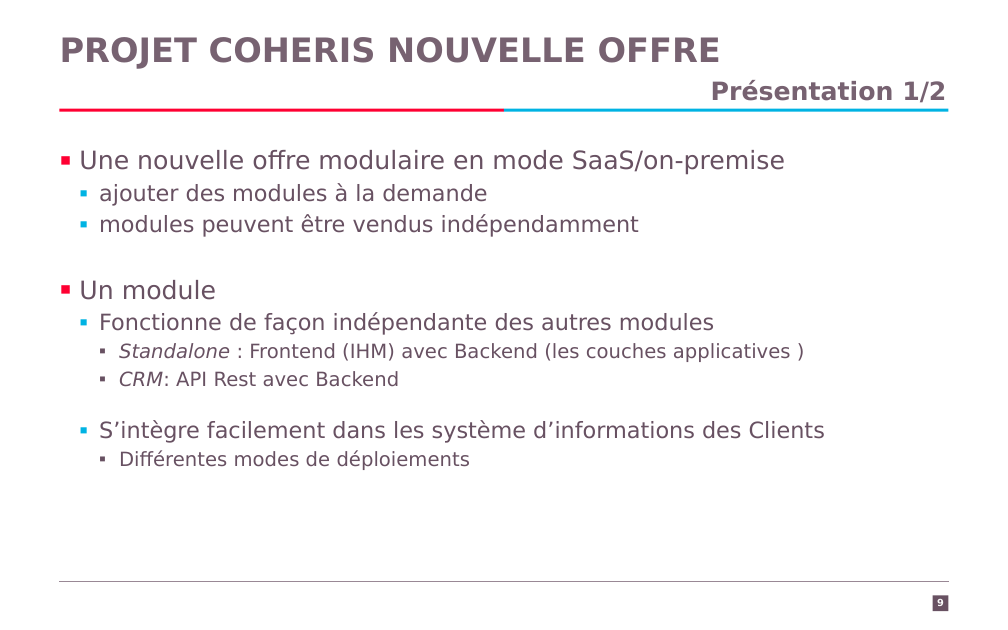
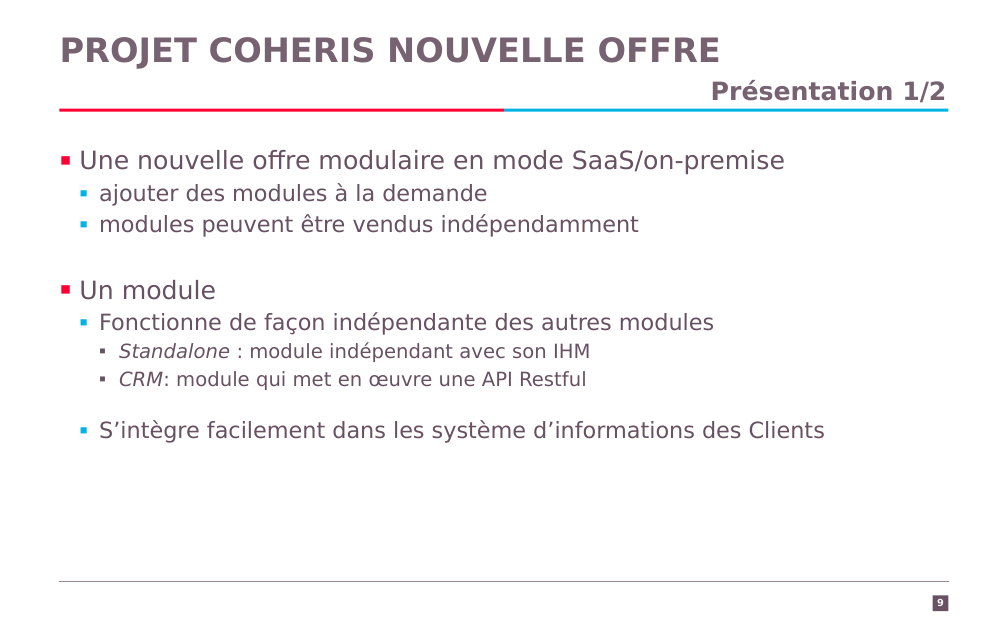
Before and after one commit to Kingsousse/Intership-Report-CRM, a slide deck: slide 9 of presentation.pptx. Drawn at 1008x630 pixels with LibreOffice and Linux fonts; fonts in the diff are those of the drawing; background and template pictures are left out. Boxes give left, top, right and bottom in pixels: in the first picture for what was removed or moved away, otherwise in the second. Text is boxed around its words. In the diff, an @@ line names an element or a change of style, - is before the commit and + after.

```diff
--- a/presentation.pptx
+++ b/presentation.pptx
@@ text at bbox=[119, 343, 590, 390]: text changed @@
-    ▪ Standalone : Frontend (IHM) avec Backend (les couches applicatives )
-    ▪ CRM: API Rest avec Backend
+    ▪ Standalone : module indépendant avec son IHM
+    ▪ CRM: module qui met en œuvre une API Restful
@@ text at bbox=[119, 451, 471, 470]: paragraph removed @@
-    ▪ Différentes modes de déploiements
```
Also in this commit, not shown: 8 other slides changed, 6 slides added, 3 slides removed.
